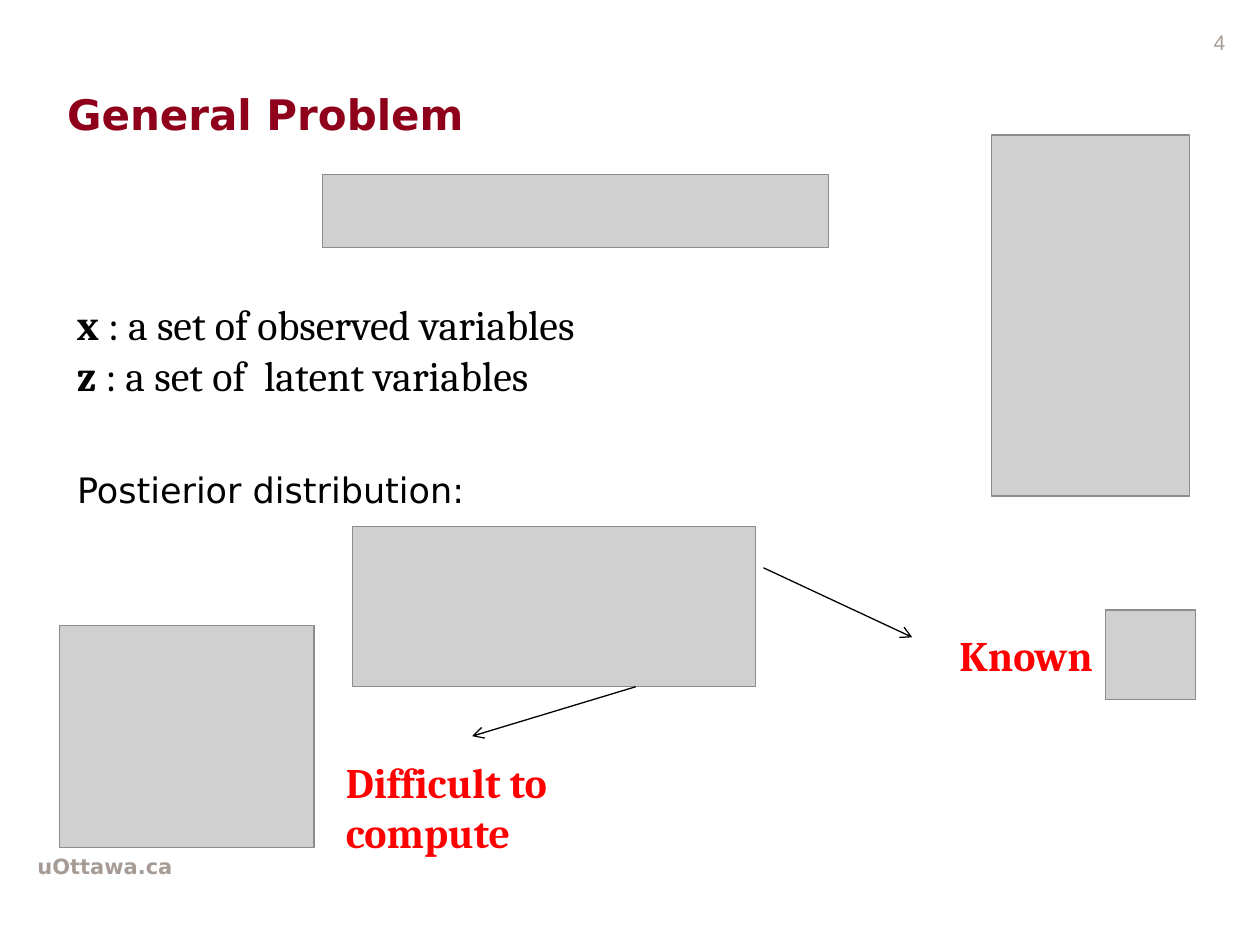
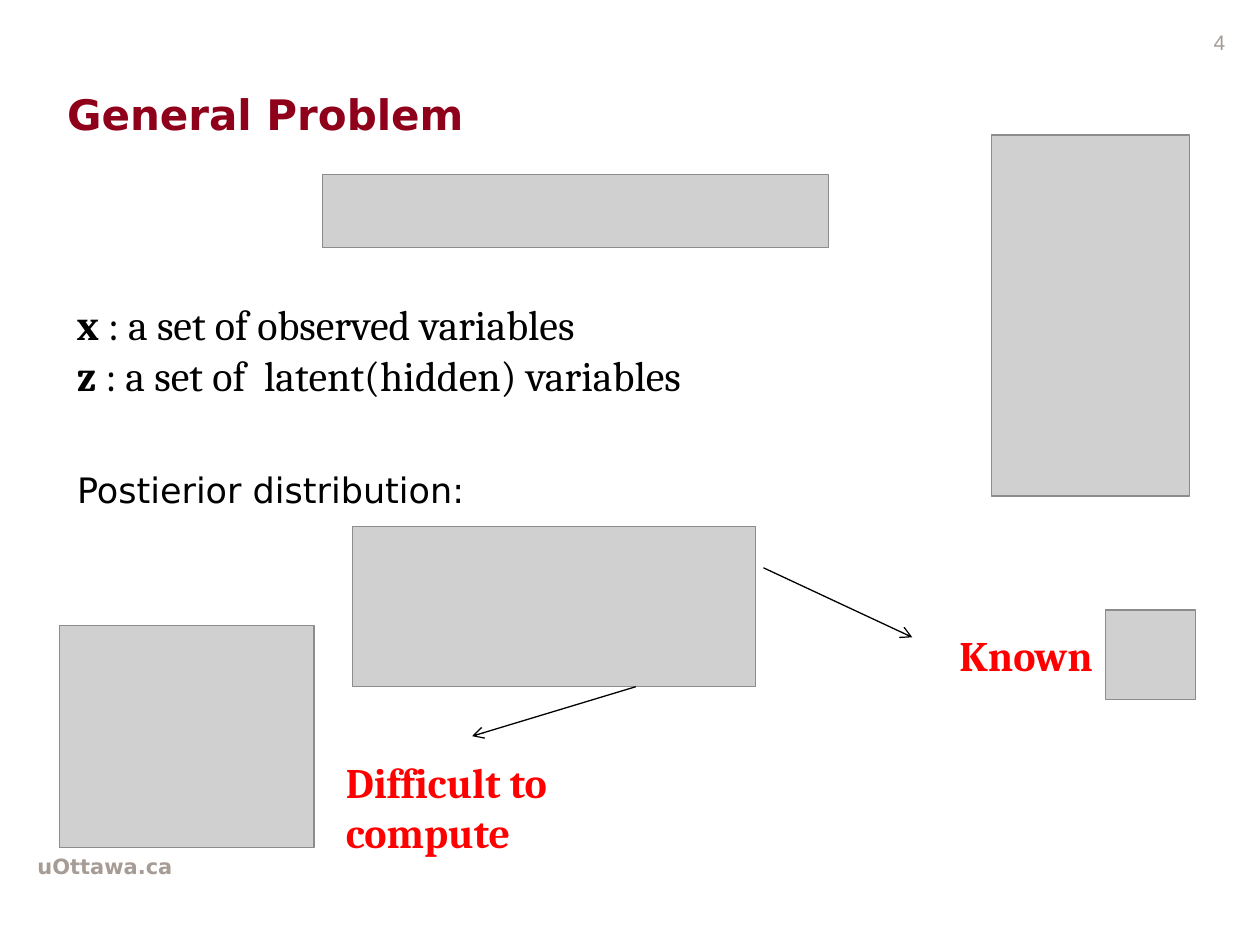
Before and after one commit to wwwmonsterlam/GraphicModelClassifierProject, a slide deck: slide 4 of presentationi.pptx. Drawn at 1260x945 pixels with LibreOffice and Linux fonts; fonts in the diff are those of the drawing; grey boxes stand for pictures; background and template pictures are left out. Boxes give left, top, right and bottom in pixels: in the first picture for what was removed or moved away, otherwise in the second. Text is boxed around its words. In the diff, an @@ line names an element or a change of style, - is before the commit and + after.

```diff
--- a/presentationi.pptx
+++ b/presentationi.pptx
@@ text at [77,361,681,397]: text changed @@
-z : a set of latent variables
+z : a set of latent(hidden) variables
```
Also in this commit, not shown: 2 other slides changed, 8 slides added.
